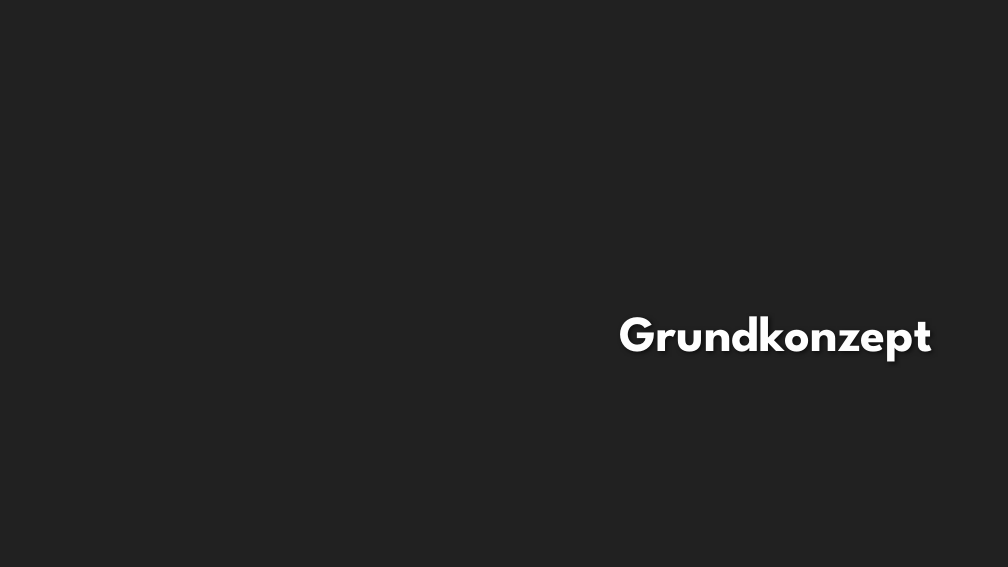
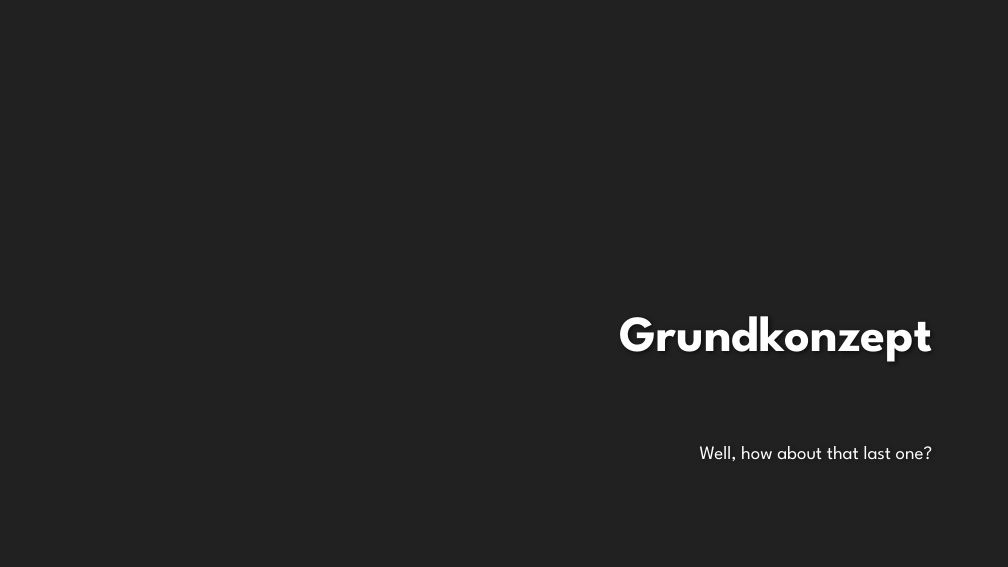
Before and after one commit to EmKaCe/DoctorWhy, a slide deck: slide 4 of Information/Präsentation.pptx. Drawn at 1008x567 pixels with LibreOffice and Linux fonts; fonts in the diff are those of the drawing; background and template pictures are left out. Boxes give left, top, right and bottom in pixels: in the first picture for what was removed or moved away, otherwise in the second. Text is boxed around its words. In the diff, an @@ line names an element or a change of style, - is before the commit and + after.

```diff
--- a/Information/Präsentation.pptx
+++ b/Information/Präsentation.pptx
@@ text added at bbox=[700, 446, 933, 461], 18 pt, text #FFFFFF @@
+Well, how about that last one?
```
Also in this commit, not shown: 8 other slides changed.
